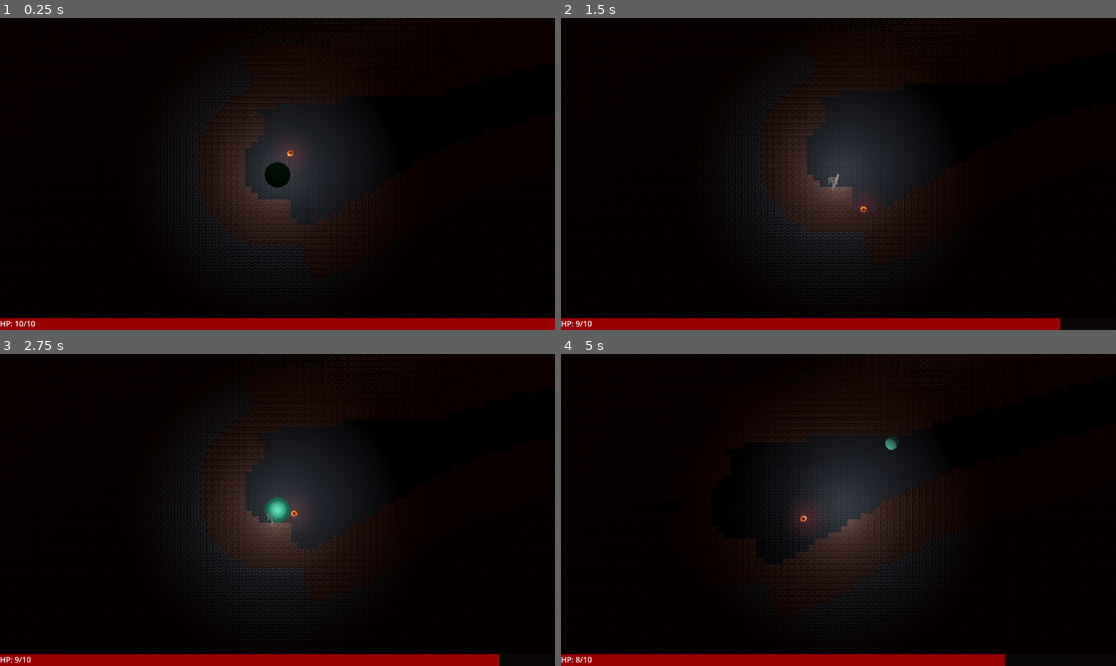
Above: before the commit, frames 1-4 (two rows, left to right).
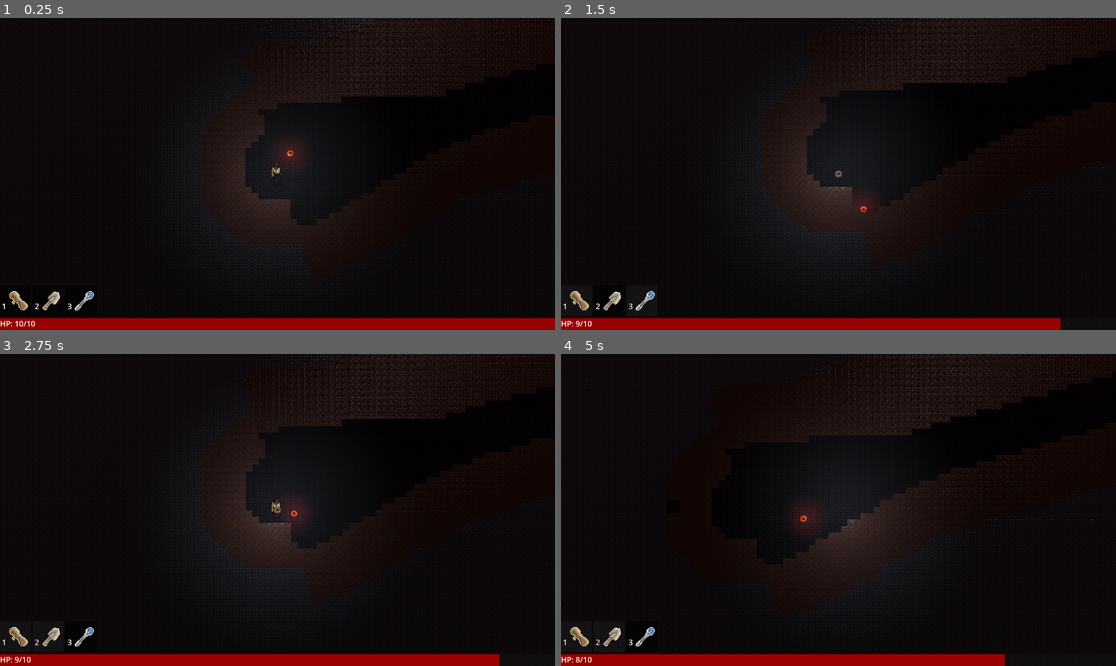
Above: after the commit, the same moments.

Repository: thesage1014/PJ2023-ave
Game: Godot game, scene res://scenes/GameWorld.tscn
Same seed, same stepped clock (60 frames per second), same inputs: the game is played once before the commit and once after it.
Inputs (mouse positions are in pixels of both pictures, inside the frame that each line leads up to):
- Up to frame 1 (0.25 s): no input
- Up to frame 2 (1.5 s): click (577, 301) at 0.5 s, where only the run after the commit has a clickable "1"; click (610, 301) at 1.25 s, where only the run after the commit has a clickable "2"
- Up to frame 3 (2.75 s): click (83, 637) at 2 s, where only the run after the commit has a clickable "3"
- Up to frame 4 (5 s): tap Enter (ui_accept) at 2.75, 3.02 s; move the mouse to (960, 494) at 2.77 s; hold Right (ui_right) 2.78-3.5 s; tap 1 (1) at 2.85 s; click (960, 494) at 2.92 s; tap 2 (2) at 3.05 s; drag from (727, 525) to (810, 572) at 3.52 s; move the mouse to (894, 441) at 4.27 s; press the mouse at (894, 441) at 4.28 s; hold Right (ui_right) from 4.28 s (still down); tap 3 (3) at 4.35 s

The runs differ from the first frame. In frame 1, 2.8% of the frame differs, in the area x 0-100%, y 0-94%; in frame 2, 2.7%; in frame 3, 2.6%; in frame 4, 2.8%.

Commit message:
frog mode

Diff:
--- a/project.godot
+++ b/project.godot
@@ -107,6 +107,5 @@
 
 [rendering]
 
-renderer/rendering_method="gl_compatibility"
 limits/opengl/max_renderable_lights=64
 limits/opengl/max_lights_per_object=64
--- a/scenes/GameWorld.tscn
+++ b/scenes/GameWorld.tscn
@@ -8,6 +8,11 @@
 [ext_resource type="Script" path="res://scripts/DirtMover.gd" id="4_6sp7f"]
 [ext_resource type="Script" path="res://scripts/UI.gd" id="7_mhksk"]
 [ext_resource type="Theme" uid="uid://cbnalb0sghq1p" path="res://baseTheme.tres" id="8_5125l"]
+[ext_resource type="ButtonGroup" uid="uid://cyjdespgwd4av" path="res://scenes/ui_button_group.tres" id="8_x3ldf"]
+[ext_resource type="Texture2D" uid="uid://d3tsryxwgqhl0" path="res://graphics/icons/rope_icon.png" id="9_kdim1"]
+[ext_resource type="Script" path="res://scripts/ItemButton.gd" id="10_kvmli"]
+[ext_resource type="Texture2D" uid="uid://blbgu7i5lc5rs" path="res://graphics/icons/Shovel.png" id="10_snjy3"]
+[ext_resource type="Texture2D" uid="uid://baqip437wlvpa" path="res://graphics/icons/Sapphire Staff.png" id="11_j26ml"]
 
 [sub_resource type="WorldBoundaryShape3D" id="WorldBoundaryShape3D_ak08y"]
 plane = Plane(0, 0, 1, 0)
@@ -36,11 +41,17 @@
 sky = SubResource("Sky_kjhyb")
 ambient_light_source = 2
 ambient_light_color = Color(0.976471, 0.745098, 0.415686, 1)
-ambient_light_energy = 0.01
+ambient_light_energy = 0.0
 tonemap_mode = 2
-glow_enabled = true
 
 [sub_resource type="Theme" id="Theme_8ectw"]
+
+[sub_resource type="ViewportTexture" id="ViewportTexture_go24w"]
+viewport_path = NodePath("MapBuilder/SubViewport")
+
+[sub_resource type="CanvasTexture" id="CanvasTexture_tt7rd"]
+resource_local_to_scene = true
+diffuse_texture = SubResource("ViewportTexture_go24w")
 
 [node name="GameWorld" type="Node3D"]
 script = ExtResource("1_t1j4s")
@@ -79,13 +90,23 @@
 script = ExtResource("2_thc0g")
 target = NodePath("../Player")
 
-[node name="Player" parent="." node_paths=PackedStringArray("dirtMover") instance=ExtResource("3_f7fbq")]
+[node name="Player" parent="." node_paths=PackedStringArray("dirtMover", "light") instance=ExtResource("3_f7fbq")]
 transform = Transform3D(1, 0, 0, 0, 1, 0, 0, 0, 1, 64, 64, 0)
 axis_lock_linear_z = true
 axis_lock_angular_x = true
 axis_lock_angular_y = true
 axis_lock_angular_z = true
 dirtMover = NodePath("../DirtMover")
+light = NodePath("../PlayerLight")
+
+[node name="RemoteTransform3D" type="RemoteTransform3D" parent="Player"]
+transform = Transform3D(1, 0, 0, 0, 1, 0, 0, 0, 1, 0, 0, 6.37)
+remote_path = NodePath("../../PlayerLight")
+
+[node name="PlayerLight" type="OmniLight3D" parent="."]
+transform = Transform3D(1, 0, 0, 0, 1, 0, 0, 0, 1, 64, 64, 6.37)
+light_cull_mask = 4294967293
+omni_range = 25.0
 
 [node name="WorldEnvironment" type="WorldEnvironment" parent="."]
 environment = SubResource("Environment_8kjp8")
@@ -93,20 +114,20 @@
 [node name="DirectionalLight3D" type="DirectionalLight3D" parent="."]
 transform = Transform3D(0.962099, -0.0832453, 0.259684, -0.121145, 0.722671, 0.680493, -0.244314, -0.686161, 0.685196, 4.76837e-07, 3.67372, 4.98184)
 light_color = Color(1, 0.854902, 0.811765, 1)
-light_energy = 0.01
+light_energy = 0.001
 light_indirect_energy = 0.0
 directional_shadow_max_distance = 0.0
 
 [node name="DirectionalLight3DPlayer" type="DirectionalLight3D" parent="."]
-transform = Transform3D(0.962099, -0.0832453, 0.259684, -0.121145, 0.722671, 0.680493, -0.244314, -0.686161, 0.685196, 4.76837e-07, 3.67372, 4.98184)
-visible = false
+transform = Transform3D(0.872275, -0.318435, 0.371127, 0.133707, 0.885313, 0.445358, -0.470381, -0.338852, 0.814813, 0.987881, 9.71872, 5.87462)
 layers = 2
 light_color = Color(1, 0.854902, 0.811765, 1)
-light_energy = 0.1
+light_energy = 0.02
 light_indirect_energy = 0.0
 light_cull_mask = 4294966274
-
-[node name="UI" type="Control" parent="." node_paths=PackedStringArray("player", "hp", "hpText")]
+directional_shadow_max_distance = 0.0
+
+[node name="UI" type="Control" parent="." node_paths=PackedStringArray("player", "hp", "hpText", "buttons")]
 layout_mode = 3
 anchors_preset = 15
 anchor_right = 1.0
@@ -119,24 +140,91 @@
 player = NodePath("../Player")
 hp = NodePath("VBoxContainer/HBoxContainer2/ProgressBar")
 hpText = NodePath("VBoxContainer/HBoxContainer2/ProgressBar/HPText")
+buttons = NodePath("VBoxContainer/Buttons")
 
 [node name="VBoxContainer" type="VBoxContainer" parent="UI"]
 layout_mode = 1
-anchors_preset = 15
+anchors_preset = 12
+anchor_top = 1.0
 anchor_right = 1.0
 anchor_bottom = 1.0
+offset_top = -120.0
 grow_horizontal = 2
-grow_vertical = 2
+grow_vertical = 0
 mouse_filter = 2
 
 [node name="HBoxContainer" type="HBoxContainer" parent="UI/VBoxContainer"]
 layout_mode = 2
+size_flags_vertical = 3
 mouse_filter = 2
 
 [node name="Label" type="Label" parent="UI/VBoxContainer/HBoxContainer"]
 visible = false
 layout_mode = 2
 text = "You're doing great"
+
+[node name="Preview" type="TextureRect" parent="UI/VBoxContainer/HBoxContainer"]
+visible = false
+show_behind_parent = true
+top_level = true
+custom_minimum_size = Vector2(250, 250)
+layout_mode = 2
+texture = SubResource("CanvasTexture_tt7rd")
+expand_mode = 1
+
+[node name="Buttons" type="GridContainer" parent="UI/VBoxContainer"]
+layout_mode = 2
+size_flags_vertical = 10
+columns = 12
+
+[node name="Tongue" type="Button" parent="UI/VBoxContainer/Buttons"]
+custom_minimum_size = Vector2(64, 64)
+layout_mode = 2
+focus_mode = 0
+toggle_mode = true
+button_pressed = true
+action_mode = 0
+button_group = ExtResource("8_x3ldf")
+text = "
+1"
+icon = ExtResource("9_kdim1")
+alignment = 0
+icon_alignment = 2
+expand_icon = true
+script = ExtResource("10_kvmli")
+gear = "GRAPPLER"
+
+[node name="Shovel" type="Button" parent="UI/VBoxContainer/Buttons"]
+custom_minimum_size = Vector2(64, 64)
+layout_mode = 2
+focus_mode = 0
+toggle_mode = true
+button_pressed = true
+action_mode = 0
+button_group = ExtResource("8_x3ldf")
+text = "
+2"
+icon = ExtResource("10_snjy3")
+icon_alignment = 2
+expand_icon = true
+script = ExtResource("10_kvmli")
+gear = "DIRTMOVER"
+
+[node name="Sapphire" type="Button" parent="UI/VBoxContainer/Buttons"]
+custom_minimum_size = Vector2(64, 64)
+layout_mode = 2
+focus_mode = 0
+toggle_mode = true
+button_pressed = true
+action_mode = 0
+button_group = ExtResource("8_x3ldf")
+text = "
+3"
+icon = ExtResource("11_j26ml")
+icon_alignment = 2
+expand_icon = true
+script = ExtResource("10_kvmli")
+gear = "SAPPHIRE"
 
 [node name="HBoxContainer2" type="HBoxContainer" parent="UI/VBoxContainer"]
 layout_mode = 2
@@ -160,3 +248,9 @@
 text = "HP"
 
 [connection signal="input_event" from="InputPlane" to="DirtMover" method="_on_static_body_3d_input_event"]
+[connection signal="input_event" from="InputPlane" to="Player" method="input_plane_event"]
+[connection signal="toggled" from="UI/VBoxContainer/Buttons/Tongue" to="UI/VBoxContainer/Buttons/Tongue" method="_on_toggled"]
+[connection signal="toggled" from="UI/VBoxContainer/Buttons/Shovel" to="UI/VBoxContainer/Buttons/Shovel" method="_on_toggled"]
+[connection signal="toggled" from="UI/VBoxContainer/Buttons/Sapphire" to="UI/VBoxContainer/Buttons/Sapphire" method="_on_toggled"]
+
+[editable path="MapBuilder"]
--- a/scenes/Player.tscn
+++ b/scenes/Player.tscn
@@ -1,18 +1,20 @@
-[gd_scene load_steps=9 format=3 uid="uid://cyh3yf1kavtqb"]
+[gd_scene load_steps=11 format=3 uid="uid://cyh3yf1kavtqb"]
 
 [ext_resource type="Script" path="res://scripts/Player.gd" id="1_ocak7"]
 [ext_resource type="Texture2D" uid="uid://d17vc23awh0ja" path="res://graphics/rope.png" id="2_b43yh"]
+[ext_resource type="Texture2D" uid="uid://d0kmj7onmugua" path="res://graphics/liz.png" id="2_c7f4p"]
+[ext_resource type="Texture2D" uid="uid://d34v6i5p3w8gd" path="res://graphics/liz_normal.png" id="3_enb5w"]
 
-[sub_resource type="StandardMaterial3D" id="StandardMaterial3D_k02db"]
-albedo_color = Color(0.278431, 0.745098, 0.603922, 1)
-emission = Color(1, 1, 1, 1)
-backlight_enabled = true
-backlight = Color(0.231373, 0.231373, 0.231373, 1)
+[sub_resource type="StandardMaterial3D" id="StandardMaterial3D_ko8jc"]
+transparency = 1
+albedo_texture = ExtResource("2_c7f4p")
+normal_enabled = true
+normal_texture = ExtResource("3_enb5w")
+texture_filter = 4
 
-[sub_resource type="SphereMesh" id="SphereMesh_je60j"]
-material = SubResource("StandardMaterial3D_k02db")
-radius = 2.0
-height = 4.0
+[sub_resource type="QuadMesh" id="QuadMesh_rj0fp"]
+material = SubResource("StandardMaterial3D_ko8jc")
+size = Vector2(4, 4)
 
 [sub_resource type="BoxShape3D" id="BoxShape3D_llr7x"]
 size = Vector3(3, 3, 2)
@@ -41,8 +43,9 @@
 script = ExtResource("1_ocak7")
 
 [node name="Mesh" type="MeshInstance3D" parent="."]
-layers = 2
-mesh = SubResource("SphereMesh_je60j")
+transform = Transform3D(1, 0, 0, 0, 1, 0, 0, 0, 1, 0, 0, -1.03497)
+layers = 3
+mesh = SubResource("QuadMesh_rj0fp")
 
 [node name="CollisionShape3D" type="CollisionShape3D" parent="."]
 transform = Transform3D(0.707107, -0.707107, 0, 0.707107, 0.707107, 0, 0, 0, 1, 0, 0, 0)
@@ -59,8 +62,8 @@
 layers = 2
 mesh = SubResource("CylinderMesh_vibp0")
 
-[node name="Light" type="OmniLight3D" parent="."]
-transform = Transform3D(1, 0, 0, 0, 1, 0, 0, 0, 1, 0, 0, 2.85973)
-light_cull_mask = 4294967293
-omni_range = 25.0
-omni_attenuation = 0.554785
+[node name="OmniLight3D" type="OmniLight3D" parent="."]
+transform = Transform3D(1, 0, 0, 0, 1, 0, 0, 0, 1, -0.1903, 0.899143, -0.580962)
+light_color = Color(0.160784, 0.984314, 1, 1)
+light_energy = 0.42
+omni_range = 1.013
--- a/scenes/map_builder.tscn
+++ b/scenes/map_builder.tscn
@@ -20,13 +20,6 @@
 gradient = SubResource("Gradient_lktm6")
 fill = 2
 fill_from = Vector2(0.5, 0.5)
-
-[sub_resource type="ViewportTexture" id="ViewportTexture_lkdfq"]
-viewport_path = NodePath("SubViewport")
-
-[sub_resource type="CanvasTexture" id="CanvasTexture_efq7w"]
-resource_local_to_scene = true
-diffuse_texture = SubResource("ViewportTexture_lkdfq")
 
 [sub_resource type="CompressedTexture2D" id="CompressedTexture2D_4yrtk"]
 load_path = "res://.godot/imported/rock.png-549029607f28d12fb9bc48ede2f84117.ctex"
@@ -114,13 +107,6 @@
 [node name="Camera3D" type="Camera3D" parent="MapBuilder"]
 transform = Transform3D(1, 0, 0, 0, 1, 0, 0, 0, 1, 256, 256, 350)
 
-[node name="Preview" type="TextureRect" parent="MapBuilder"]
-visible = false
-offset_right = 222.0
-offset_bottom = 222.0
-texture = SubResource("CanvasTexture_efq7w")
-expand_mode = 1
-
 [node name="BACKGROUND" type="MeshInstance3D" parent="MapBuilder"]
 transform = Transform3D(1, 0, 0, 0, 1, 0, 0, 0, 1, 256, 256, -2)
 mesh = SubResource("QuadMesh_v0a50")
--- /dev/null
+++ b/scenes/ui_button_group.tres
@@ -0,0 +1,3 @@
+[gd_resource type="ButtonGroup" format=3 uid="uid://cyjdespgwd4av"]
+
+[resource]
--- /dev/null
+++ b/scripts/ItemButton.gd
@@ -0,0 +1,18 @@
+class_name ItemButton extends Button
+
+@export var gear = "bad gear"
+
+signal gearSelected(gear:String)
+
+# Called when the node enters the scene tree for the first time.
+func _ready():
+	pass # Replace with function body.
+
+
+# Called every frame. 'delta' is the elapsed time since the previous frame.
+func _process(delta):
+	pass
+
+func _on_toggled(toggled_on):
+	if toggled_on:
+		emit_signal("gearSelected", gear)
--- a/scripts/Player.gd
+++ b/scripts/Player.gd
@@ -1,11 +1,12 @@
 class_name Player extends CharacterBody3D
-enum {GRAPPLER,DIRTMOVER}
+enum {GRAPPLER,DIRTMOVER,SAPPHIRE}
 
 @export var SPEED = 50.0
 @export var JUMP_VELOCITY = 30
 @export var fly_amount = 0 # 1 means fully flying
 @export var drag = .975
 @export var dirtMover:DirtMover
+@export var light:Light3D
 var gravity = 40
 var grapplerScene = preload("res://scenes/Grappler.tscn")
 var grappleCharge = 0.0
@@ -21,6 +22,7 @@
 var invincible:set=_set_invincible,get=_get_invincible
 var _invincible = false
 var invince_timer = 0.0
+var _shoot_grappler = false
 
 func _enter_tree():
 	Singleton.player = self
@@ -74,15 +76,16 @@
 			print(kc.get_collider(0))
 			velocity = Vector3.ZERO
 
-	if gear == GRAPPLER:
-		if !_active_grappler and Input.is_action_just_released("left_mouse"):
-			shoot_grappler()
-		if Input.is_action_just_pressed("right_mouse"):
-			ungrapple()
+	if _shoot_grappler:
+		shoot_grappler()
+		_shoot_grappler = false
+
 	if Input.is_action_just_pressed("1"):
 		gear = GRAPPLER
 	if Input.is_action_just_pressed("2"):
 		gear = DIRTMOVER
+	if Input.is_action_just_pressed("3"):
+		gear = SAPPHIRE
 	invince_timer -= delta
 	if health <= 0:
 		get_parent().rebuild_world()
@@ -126,7 +129,7 @@
 		health = minf(max_health,health + 5.0)
 	if powerup.type == powerup.powerup_type.LANTERN:
 		light_radius += 5
-		$Light.omni_range = light_radius
+		light.omni_range = light_radius
 	if powerup.type == powerup.powerup_type.MAXHEART:
 		max_health += 5
 	if powerup.type == powerup.powerup_type.SHOVEL:
@@ -148,6 +151,26 @@
 func exit():
 	(get_parent() as GameWorld).rebuild_world()
 
+func input_plane_event(camera, event, position, normal, shape_idx):
+	#if gear == GRAPPLER:
+		#if !_active_grappler and Input.is_action_just_released("left_mouse"):
+			#shoot_grappler()
+		#if Input.is_action_just_pressed("right_mouse"):
+			#ungrapple()
+	if event is InputEventMouseButton:
+		var me = event as InputEventMouseButton
+		if me.button_index == MOUSE_BUTTON_RIGHT:
+			if me.pressed:
+				ungrapple()
+			else:
+				pass
+		if me.button_index == MOUSE_BUTTON_LEFT:
+			if me.pressed:
+				pass
+			else:
+				if !_active_grappler:
+					_shoot_grappler = true
+
 func _set_invincible(value):
 	_invincible = value
 func _get_invincible():
--- a/scripts/UI.gd
+++ b/scripts/UI.gd
@@ -2,8 +2,24 @@
 @export var player:Player
 @export var hp:ProgressBar
 @export var hpText:Label
+@export var buttons:GridContainer
+
+func _ready():
+	for _child:ItemButton in buttons.get_children():
+		_child.connect("gearSelected", on_gear_selected)
 
 func _process(delta):
 	hp.max_value = player.max_health
 	hp.value = player.health
 	hpText.text = "HP: " + str(player.health) + "/" + str(player.max_health)
+
+func on_gear_selected(gear:String):
+	if gear == "GRAPPLER":
+		print(gear)
+		player.gear = player.GRAPPLER
+	if gear == "DIRTMOVER":
+		print(gear)
+		player.gear = player.DIRTMOVER
+	if gear == "SAPPHIRE":
+		print(gear)
+		player.gear = player.SAPPHIRE
Binary file added: graphics/liz.aseprite
Binary file added: graphics/liz.png
Not shown, added: graphics/liz.png.import
Binary file added: graphics/liz.tga
Not shown, added: graphics/liz.tga.import
Binary file added: graphics/liz_normal.png
Not shown, added: graphics/liz_normal.png.import
Not shown: 4 places in models/gridMapTiles.tres that only renumber resources
Not shown: 1 places in scenes/GameWorld.tscn that only renumber resources
Not shown: 1 places in scenes/map_builder.tscn that only renumber resources
